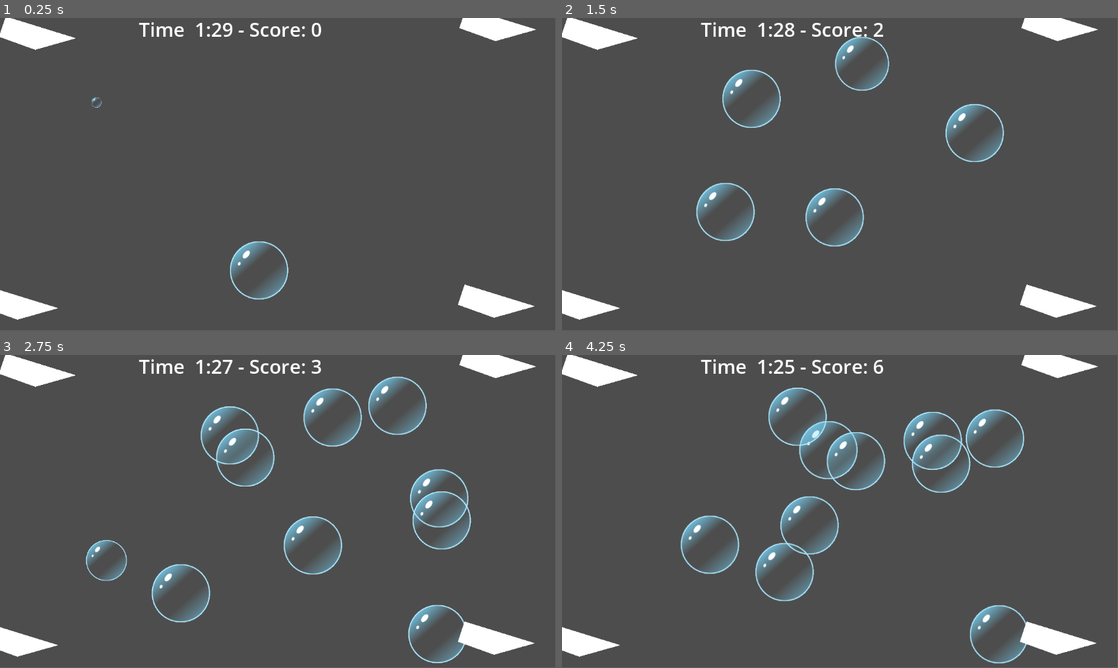
Above: before the commit, frames 1-4 (two rows, left to right).
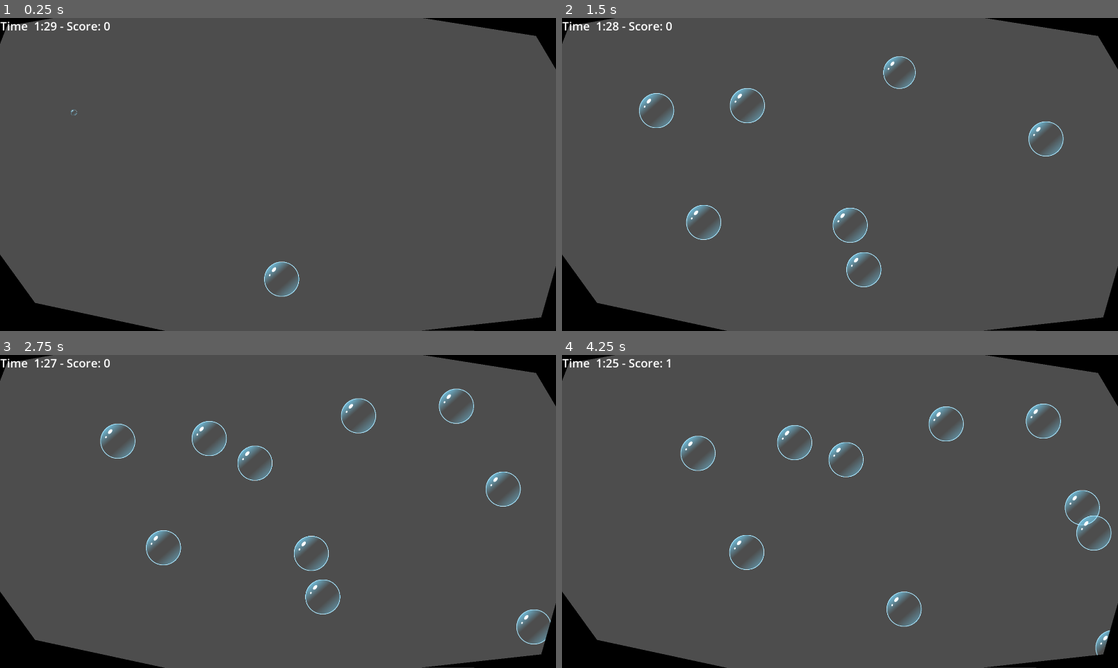
Above: after the commit, the same moments.

Repository: pkasprzyk/ggj2025
Game: Godot game, scene res://main.tscn
Two runs of this game, one before a commit and one after it. Both use one fixed random seed, a clock stepped at 60 frames per second and the inputs below.
Inputs (mouse positions are in pixels of both pictures, inside the frame that each line leads up to):
- Up to frame 1 (0.25 s): no input
- Up to frame 2 (1.5 s): move the mouse to (828, 268) at 0.52 s; click (828, 268) at 0.67 s; move the mouse to (684, 105) at 1.27 s; click (684, 105) at 1.42 s
- Up to frame 3 (2.75 s): move the mouse to (177, 542) at 2.02 s; click (177, 542) at 2.17 s
- Up to frame 4 (4.25 s): move the mouse to (873, 545) at 2.77 s; click (873, 545) at 2.92 s; move the mouse to (1017, 517) at 3.52 s; click (1017, 517) at 3.67 s
In our replay, the window is 799x449 before the commit and 800x450 after it. These sizes can differ from the game's own. Grey fills any space a smaller window leaves; there, only what the larger window draws over its background counts as a difference.

The runs differ from the first frame. In frame 1, 7.4% of the frame differs, in the area x 0-100%, y 0-100%; in frame 2, 11%; in frame 3, 15%; in frame 4, 15%.

Commit message:
resolution settings fix

Diff:
--- a/main.gd
+++ b/main.gd
@@ -4,7 +4,7 @@
 # Called when the node enters the scene tree for the first time.
 func _ready() -> void:
 	Input.emulate_touch_from_mouse = true
-	GAME_STATE.init($Control/ScoreLabel)
+	GAME_STATE.init($HUD/ScoreLabel)
 
 
 # Called every frame. 'delta' is the elapsed time since the previous frame.
--- a/main.tscn
+++ b/main.tscn
@@ -4,46 +4,50 @@
 [ext_resource type="PackedScene" uid="uid://7m54yhh1iwlb" path="res://objects/bubble_spawner/bubble_spawner.tscn" id="2_n4osd"]
 
 [node name="Node2D" type="Node2D"]
-position = Vector2(524, 288)
 script = ExtResource("1_mmle3")
 
 [node name="BubbleSpawner" parent="." instance=ExtResource("2_n4osd")]
-position = Vector2(8, 48)
+position = Vector2(970, 590)
 
 [node name="Camera2D" type="Camera2D" parent="."]
-position = Vector2(54, 37)
+position = Vector2(960, 540)
 
 [node name="Polygon2D" type="Polygon2D" parent="."]
-position = Vector2(-538, -60)
-polygon = PackedVector2Array(28, -230, 174, -185, 89, -161, 14, -188)
+position = Vector2(0, 251)
+color = Color(0, 0, 0, 1)
+polygon = PackedVector2Array(0, -251, 185, -251, 24, -223, 0, -161)
 
 [node name="Polygon2D2" type="Polygon2D" parent="."]
-position = Vector2(417, -78)
-polygon = PackedVector2Array(28, -230, 174, -185, 89, -161, 14, -188)
+position = Vector2(1379, 464)
+color = Color(0, 0, 0, 1)
+polygon = PackedVector2Array(80, -464, 541, -464, 541, -286, 472, -402)
 
 [node name="Polygon2D3" type="Polygon2D" parent="."]
-position = Vector2(414, 496)
-polygon = PackedVector2Array(28, -230, 174, -185, 89, -161, 14, -188)
+position = Vector2(1376, 1038)
+color = Color(0, 0, 0, 1)
+polygon = PackedVector2Array(544, -183, 544, 42, 75, 41, 493, -5)
 
 [node name="Polygon2D4" type="Polygon2D" parent="."]
-position = Vector2(-575, 500)
-polygon = PackedVector2Array(28, -230, 174, -185, 89, -161, 14, -188)
+position = Vector2(387, 1042)
+color = Color(0, 0, 0, 1)
+polygon = PackedVector2Array(-387, -226, -266, -59, 185, 38, -387, 38)
 
-[node name="Control" type="Control" parent="."]
+[node name="HUD" type="Control" parent="."]
 layout_mode = 3
 anchors_preset = 0
-offset_left = -146.0
-offset_top = -291.0
-offset_right = 58.0
-offset_bottom = -230.0
+offset_left = 1.0
+offset_top = 1.0
+offset_right = 1919.0
+offset_bottom = 90.0
 
-[node name="ScoreLabel" type="Label" parent="Control"]
+[node name="ScoreLabel" type="Label" parent="HUD"]
 layout_mode = 1
 anchors_preset = 5
 anchor_left = 0.5
 anchor_right = 0.5
-offset_left = -98.0
-offset_right = 98.0
-offset_bottom = 55.0
+offset_left = -959.0
+offset_top = -1.0
+offset_right = 959.0
+offset_bottom = 88.0
 grow_horizontal = 2
 theme_override_font_sizes/font_size = 40
--- a/objects/bubble_spawner/bubble_spawner.tscn
+++ b/objects/bubble_spawner/bubble_spawner.tscn
@@ -4,17 +4,18 @@
 [ext_resource type="PackedScene" uid="uid://cp0cv4sifmh4e" path="res://objects/bubble/bubble.tscn" id="2_liosr"]
 
 [sub_resource type="RectangleShape2D" id="RectangleShape2D_pi0ja"]
-size = Vector2(830.75, 552.75)
+size = Vector2(1799, 912)
 
 [node name="BubbleSpawner" type="Area2D"]
 script = ExtResource("1_xqyw5")
 bubble = ExtResource("2_liosr")
 
 [node name="SpawnArea" type="CollisionShape2D" parent="."]
+position = Vector2(25.5, 13)
 shape = SubResource("RectangleShape2D_pi0ja")
 
 [node name="Target" type="Marker2D" parent="."]
-position = Vector2(377, 244)
+position = Vector2(915, 456)
 
 [node name="SpawnTimer" type="Timer" parent="."]
 wait_time = 0.2
--- a/project.godot
+++ b/project.godot
@@ -19,6 +19,14 @@
 
 GAME_STATE="*res://game_state.gd"
 
+[display]
+
+window/size/viewport_width=1920
+window/size/viewport_height=1080
+window/size/window_width_override=960
+window/size/window_height_override=540
+window/stretch/mode="viewport"
+
 [rendering]
 
 renderer/rendering_method="gl_compatibility"
